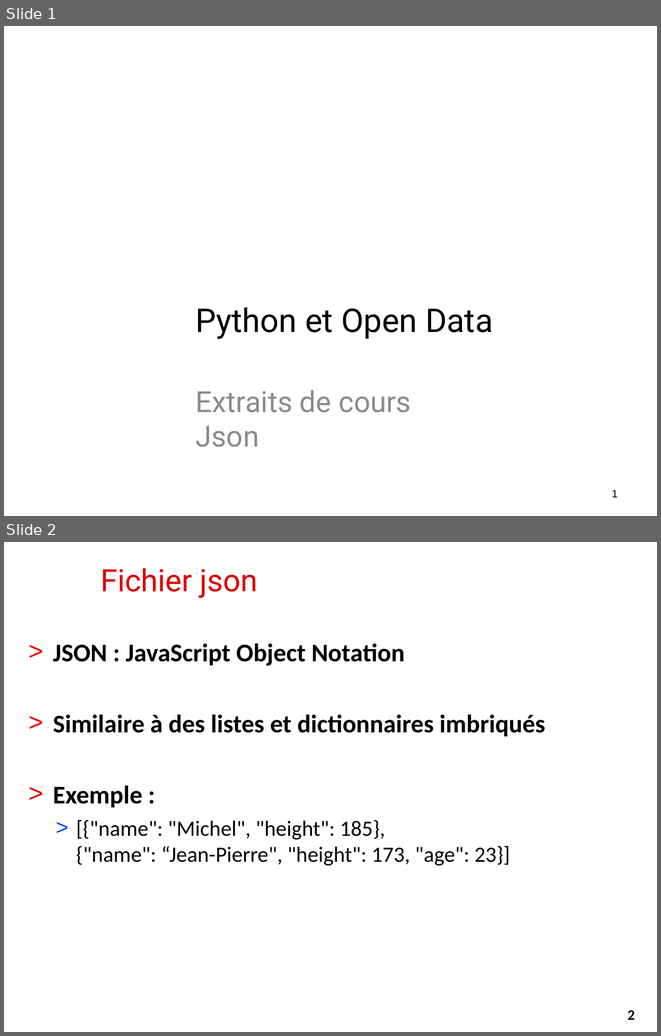
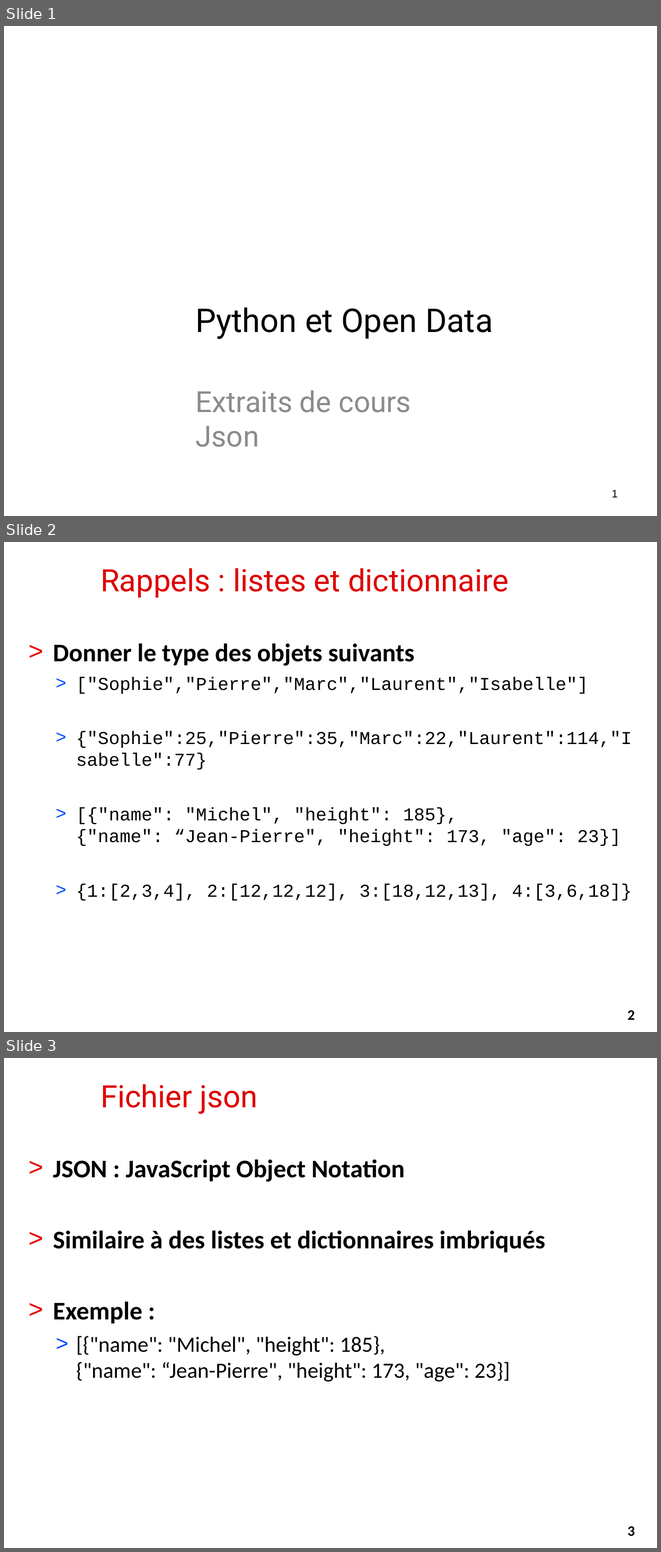
Before and after one commit to alemaitr/python_opendata_l2, a slide deck: cours1.pptx. Shown one above the other, each under a label of ours: slides 1 and 2 before the commit, slides 1, 2 and 3 after it. The pictures are 661x1036 and 661x1552 pixels, drawn with LibreOffice and Linux fonts; fonts in the diff are those of the drawing; background and template pictures are left out. Boxes give left, top, right and bottom in pixels: in the first picture for what was removed or moved away, otherwise in the second. Text is boxed around its words. In the diff, an @@ line names an element or a change of style, - is before the commit and + after.

```diff
--- a/cours1.pptx
+++ b/cours1.pptx
@@ slide 2 added at (x1=4, y1=542, x2=657, y2=1032), background #FFFFFF @@
@@ title added at (x1=100, y1=568, x2=509, y2=598), 34 pt, text #DE0000 @@
+Rappels : listes et dictionnaire
@@ text added at (x1=53, y1=643, x2=632, y2=900), 20 pt, text #000000 @@
+> Donner le type des objets suivants
+  > ["Sophie","Pierre","Marc","Laurent","Isabelle"]
+  > {"Sophie":25,"Pierre":35,"Marc":22,"Laurent":114,"Isabelle":77}
+  > [{"name": "Michel", "height": 185},
+    {"name": “Jean-Pierre", "height": 173, "age": 23}]
+  > {1:[2,3,4], 2:[12,12,12], 3:[18,12,13], 4:[3,6,18]}
@@ page number added at (x1=611, y1=1001, x2=652, y2=1027), fill #FFFFFF, outline #FFFFFF 0.75 pt, 16 pt, text #000000, bold @@
+2
@@ what was slide 2 is now slide 3 @@
@@ page number at (x1=627, y1=1526, x2=635, y2=1536): text changed @@
-2
+3
```
Also in this commit, not shown: 2 slides changed, 3 other files.
